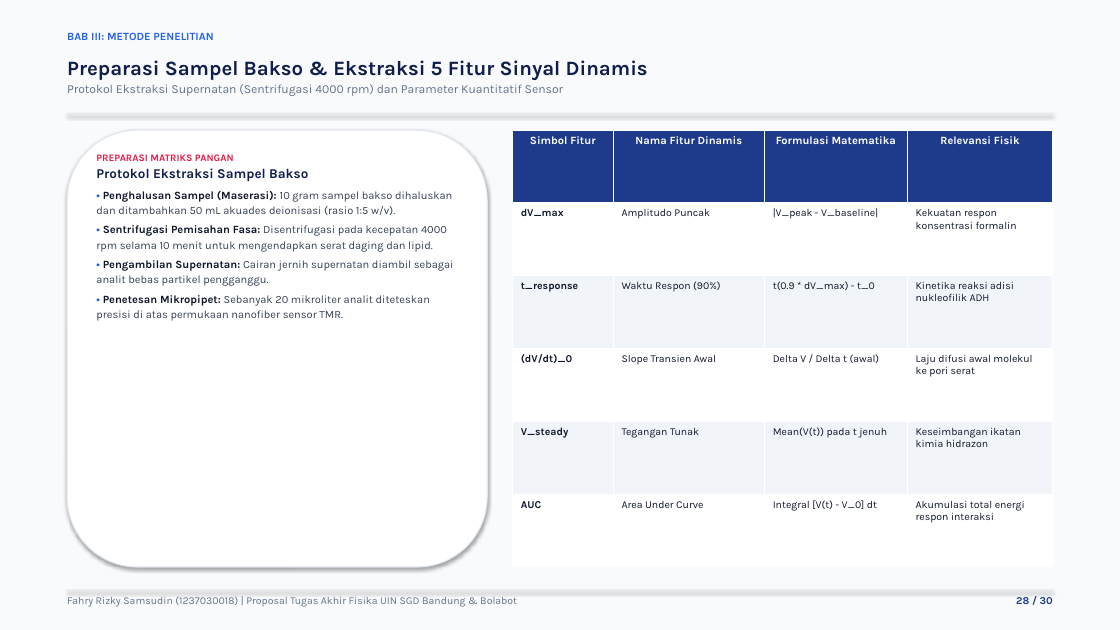
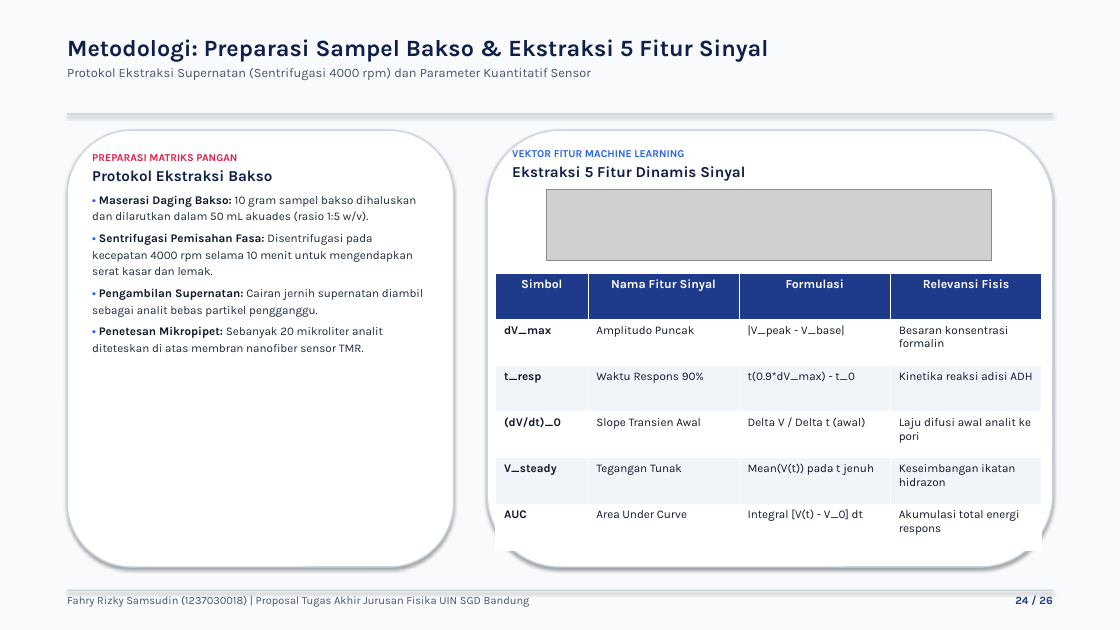
Before and after one commit to fahryrzky/PROPOSAL-TA-Fahry-RIzky-Samsudin, a slide deck: slide 24 of Proposal_TA_Fahry_Rizky_Samsudin.pptx (slide 28 before the commit). Drawn at 1120x630 pixels with LibreOffice and Linux fonts; fonts in the diff are those of the drawing; grey boxes stand for pictures. Boxes give left, top, right and bottom in pixels: in the first picture for what was removed or moved away, otherwise in the second. Text is boxed around its words. In the diff, an @@ line names an element or a change of style, - is before the commit and + after.

Commit message:
refactor(presentation): overhaul 26 slides with Gilang cover layout, visual flowchart, merged slides, and rendered LaTeX equations

```diff
--- a/Proposal_TA_Fahry_Rizky_Samsudin.pptx
+++ b/Proposal_TA_Fahry_Rizky_Samsudin.pptx
@@ text at <box>67,39,769,62</box>: text changed; size 17.5 to 20 pt @@
-Preparasi Sampel Bakso & Ekstraksi 5 Fitur Sinyal Dinamis
+Metodologi: Preparasi Sampel Bakso & Ekstraksi 5 Fitur Sinyal
@@ text "Metodologi: Preparasi Sampel Bakso & ...": place and size @@
-text "Metodologi: Preparasi Sampel Bakso & ..." at <box>67,60,648,96</box>
+text "Metodologi: Preparasi Sampel Bakso & ..." at <box>67,39,769,80</box>
@@ text removed at <box>67,32,213,40</box> @@
-BAB III: METODE PENELITIAN
@@ text at <box>67,68,592,80</box>: size 10.5 to 11 pt, text colour #64748B to #475569 in "Protokol Ekstraksi Supernatan (Sentrifugasi 4000 rpm) dan ..."; more space between paragraphs @@
@@ rectangle at <box>67,113,1053,115</box>: fill #E2E8F0 to #CBD5E1 @@
@@ rounded rectangle: place and size @@
-rounded rectangle at <box>67,130,487,567</box>
+rounded rectangle at <box>67,130,454,567</box>
@@ rounded rectangle at <box>67,130,454,567</box>: outline #E2E8F0 1 pt to #CBD5E1 1.2 pt @@
@@ rounded rectangle added at <box>487,130,1053,567</box>, fill #FFFFFF, outline #CBD5E1 1.2 pt @@
@@ text at <box>92,170,416,275</box>: text changed; size 9.5 to 10 pt; text colour #334155 to #1E293B @@
-Protokol Ekstraksi Sampel Bakso
-• Penghalusan Sampel (Maserasi): 10 gram sampel bakso dihaluskan dan ditambahkan 50 mL akuades deionisasi (rasio 1:5 w/v).
-• Sentrifugasi Pemisahan Fasa: Disentrifugasi pada kecepatan 4000 rpm selama 10 menit untuk mengendapkan serat daging dan lipid.
+Protokol Ekstraksi Bakso
+• Maserasi Daging Bakso: 10 gram sampel bakso dihaluskan dan dilarutkan dalam 50 mL akuades (rasio 1:5 w/v).
+• Sentrifugasi Pemisahan Fasa: Disentrifugasi pada kecepatan 4000 rpm selama 10 menit untuk mengendapkan serat kasar dan lemak.
@@ text at <box>92,154,423,317</box>: size 8.5 to 9 pt in "PREPARASI MATRIKS PANGAN"; size 9.5 to 10 pt in "• Pengambilan Supernatan: Cairan jernih supernatan diambil ..."; text colour #334155 to #1E293B in "Cairan jernih supernatan diambil sebagai analit bebas ..."; line spacing 1.15 to 1.18; more space between paragraphs @@
@@ text added at <box>512,150,745,181</box>, 13 pt, text #0F1E4A, bold @@
+VEKTOR FITUR MACHINE LEARNING
+Ekstraksi 5 Fitur Dinamis Sinyal
@@ picture added at <box>546,189,991,260</box> @@
@@ table at <box>496,273,1042,550</box> @@
-row 1: Simbol Fitur | Nama Fitur Dinamis | Formulasi Matematika | Relevansi Fisik
+row 1: Simbol | Nama Fitur Sinyal | Formulasi | Relevansi Fisis
-row 2, column 3: |V_peak - V_baseline|
+row 2, column 3: |V_peak - V_base|
-row 2, column 4: Kekuatan respon konsentrasi formalin
+row 2, column 4: Besaran konsentrasi formalin
-row 3: t_response | Waktu Respon (90%) | t(0.9 * dV_max) - t_0 | Kinetika reaksi adisi nukleofilik ADH
+row 3: t_resp | Waktu Respons 90% | t(0.9*dV_max) - t_0 | Kinetika reaksi adisi ADH
-row 4, column 4: Laju difusi awal molekul ke pori serat
+row 4, column 4: Laju difusi awal analit ke pori
-row 5, column 4: Keseimbangan ikatan kimia hidrazon
+row 5, column 4: Keseimbangan ikatan hidrazon
-row 6, column 4: Akumulasi total energi respon interaksi
+row 6, column 4: Akumulasi total energi respons
@@ size 9 to 10 pt in "dV_max", "Amplitudo Puncak", "(dV/dt)_0", "Slope Transien Awal" and 7 more places @@
@@ table: place and size @@
-table at <box>513,130,1053,567</box>
+table at <box>496,273,1042,550</box>
@@ text at <box>92,326,383,352</box>: text changed; size 9.5 to 10 pt; text colour #334155 to #1E293B @@
-• Penetesan Mikropipet: Sebanyak 20 mikroliter analit diteteskan presisi di atas permukaan nanofiber sensor TMR.
+• Penetesan Mikropipet: Sebanyak 20 mikroliter analit diteteskan di atas membran nanofiber sensor TMR.
@@ text at <box>67,596,530,607</box>: text changed; size 9 to 9.5 pt; text colour #64748B to #475569 @@
-Fahry Rizky Samsudin (1237030018) | Proposal Tugas Akhir Fisika UIN SGD Bandung & Bolabot
+Fahry Rizky Samsudin (1237030018) | Proposal Tugas Akhir Jurusan Fisika UIN SGD Bandung
@@ rectangle at <box>67,590,1053,591</box>: fill #E2E8F0 to #CBD5E1 @@
@@ text at <box>1015,596,1052,604</box>: text changed; size 9 to 9.5 pt @@
-28 / 30
+24 / 26
```
Also in this commit, not shown: 19 other slides changed, 6 slides added, 10 slides removed, 16 other files.
